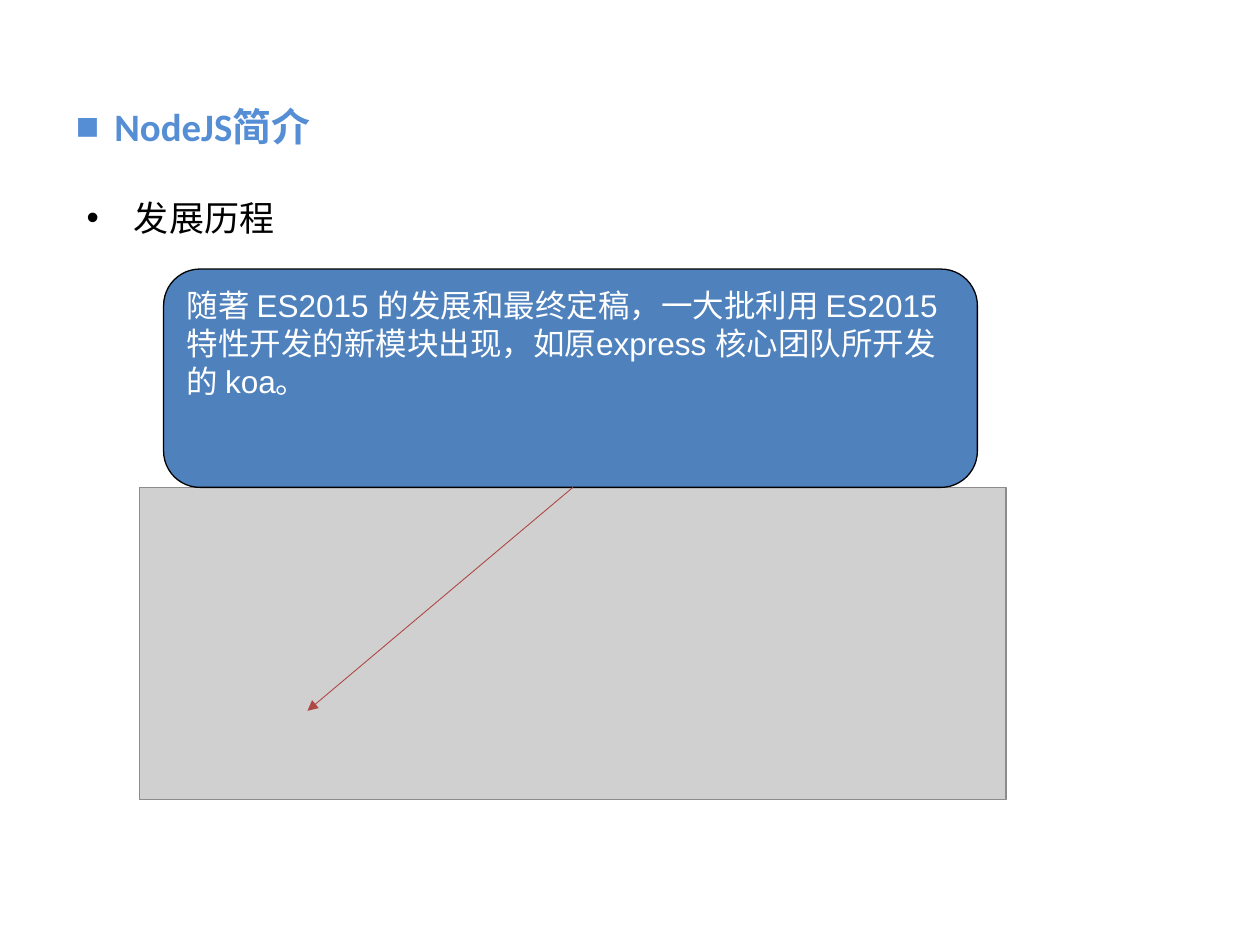
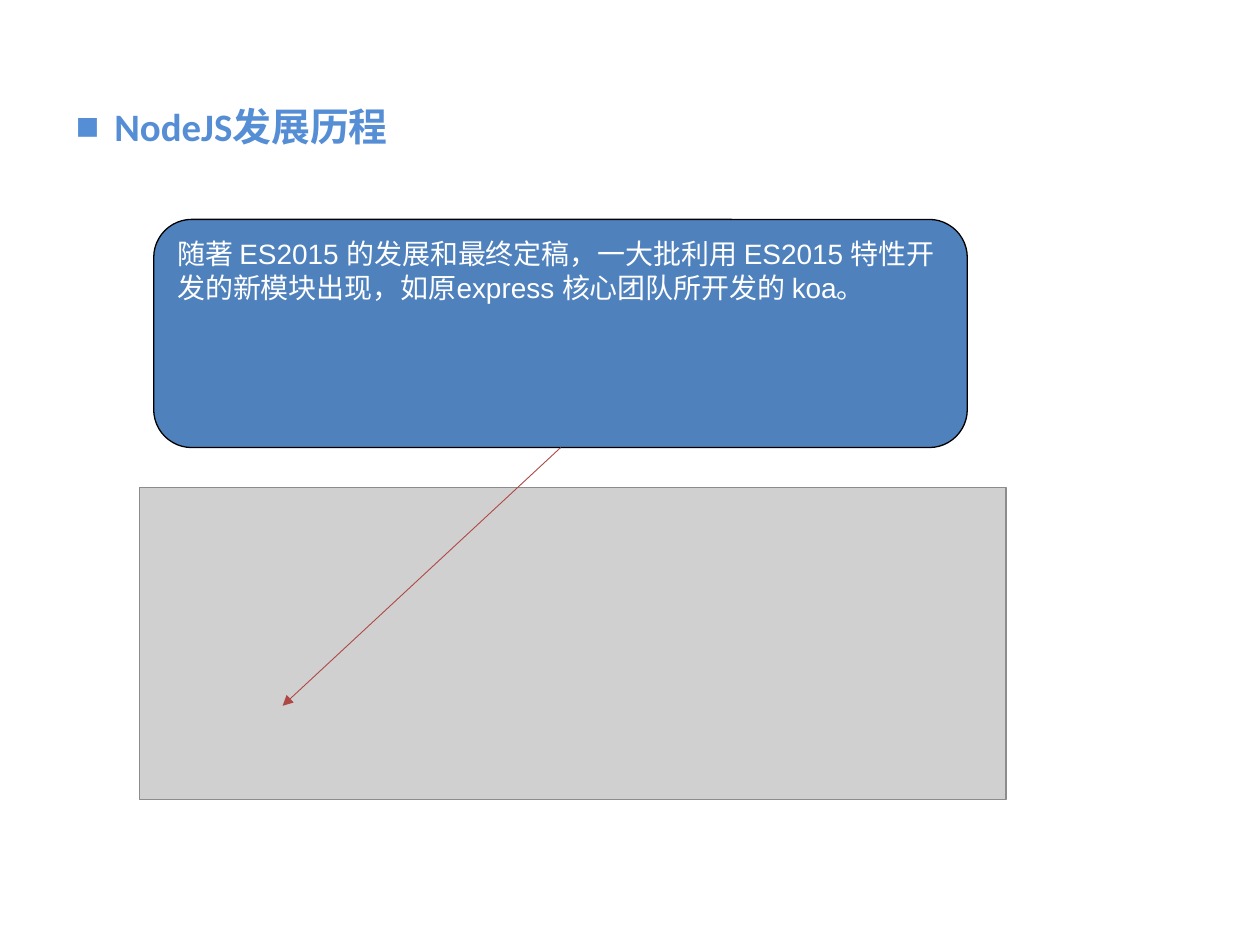
Before and after one commit to vaik/Documents, a slide deck: slide 10 of 我的分享/NodeJS基础概念理解.ppt. Drawn at 1260x945 pixels with LibreOffice and Linux fonts; fonts in the diff are those of the drawing; grey boxes stand for pictures; background and template pictures are left out. Boxes give left, top, right and bottom in pixels: in the first picture for what was removed or moved away, otherwise in the second. Text is boxed around its words. In the diff, an @@ line names an element or a change of style, - is before the commit and + after.

```diff
--- a/我的分享/NodeJS基础概念理解.ppt
+++ b/我的分享/NodeJS基础概念理解.ppt
@@ text at bbox=[114, 108, 387, 145]: text changed @@
-■ NodeJS简介
+■ NodeJS发展历程
@@ text removed at bbox=[134, 201, 274, 234] @@
-• 发展历程
@@ rounded rectangle "随著 ES2015 的发展和最终定稿，一大批利用 ES2015 特性开发的新模块出现，如原express ...": place and size @@
-rounded rectangle "随著 ES2015 的发展和最终定稿，一大批利用 ES2015 特性开发的新模块出现，如原express ..." at bbox=[164, 270, 978, 488]
+rounded rectangle "随著 ES2015 的发展和最终定稿，一大批利用 ES2015 特性开发的新模块出现，如原express ..." at bbox=[154, 219, 968, 447]
@@ rounded rectangle "随著 ES2015 的发展和最终定稿，一大批利用 ES2015 特性开发的新模块出现，如原express ..." at bbox=[154, 219, 968, 447]: size 18 to 16 pt @@
@@ arrow moved from (573, 488) - (307, 711) to (561, 447) - (282, 706) @@
```
Also in this commit, not shown: 9 other slides changed, 1 slide added, 1 slide removed.
